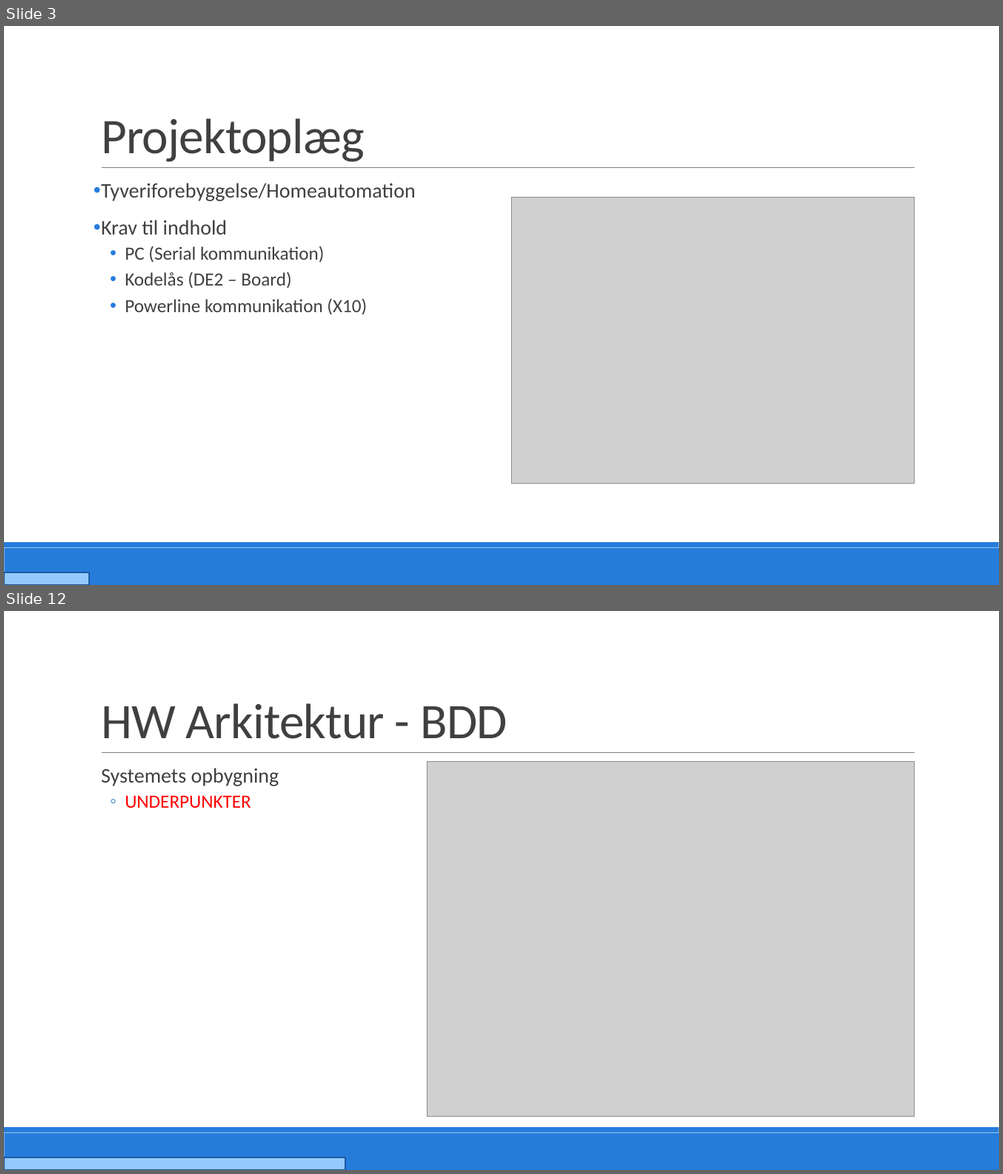
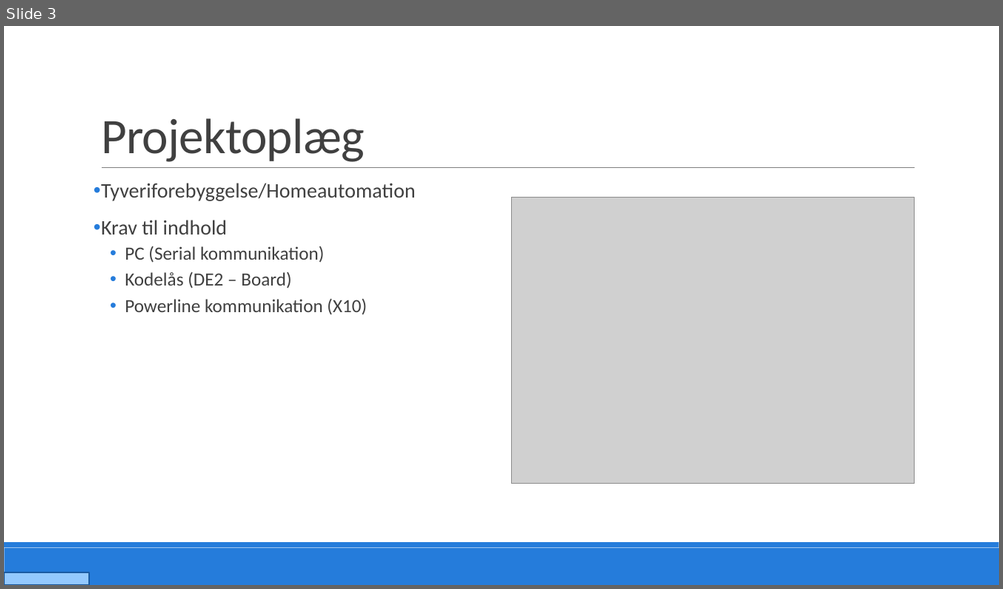
Before and after one commit to PRJ2GR15/Rapport, a slide deck: Fremlæggelse/Fremlæggelse slides opdateres Stefan.pptm. Shown one above the other, each under a label of ours: slides 3 and 12 before the commit, slide 3 after it; the slides between them are not shown. The pictures are 1003x1174 and 1003x589 pixels, drawn with LibreOffice and Linux fonts; fonts in the diff are those of the drawing; grey boxes stand for pictures. Boxes give left, top, right and bottom in pixels: in the first picture for what was removed or moved away, otherwise in the second. Text is boxed around its words. In the diff, an @@ line names an element or a change of style, - is before the commit and + after.

```diff
--- a/Fremlæggelse/Fremlæggelse slides opdateres Stefan.pptm
+++ b/Fremlæggelse/Fremlæggelse slides opdateres Stefan.pptm
@@ slide 12 removed at [4,611,999,1170], background #FFFFFF; not listed: 3 template elements that a slide beside it also shows @@
@@ title removed at [101,703,507,739] @@
-HW Arkitektur - BDD
@@ picture removed at [427,762,914,1117] @@
@@ text removed at [101,768,279,809] @@
-  Systemets opbygning
-  ◦ UNDERPUNKTER
@@ rectangle removed at [4,1158,345,1170] @@
```
Also in this commit, not shown: 28 other slides removed.
